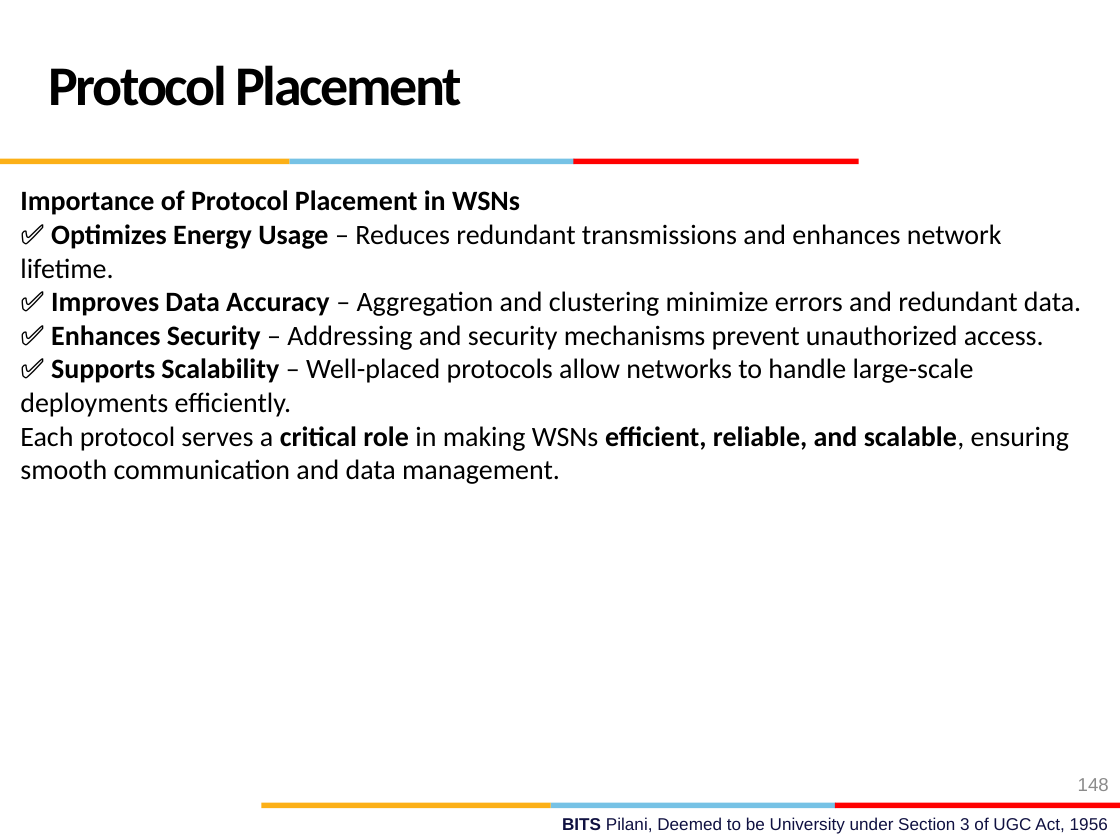
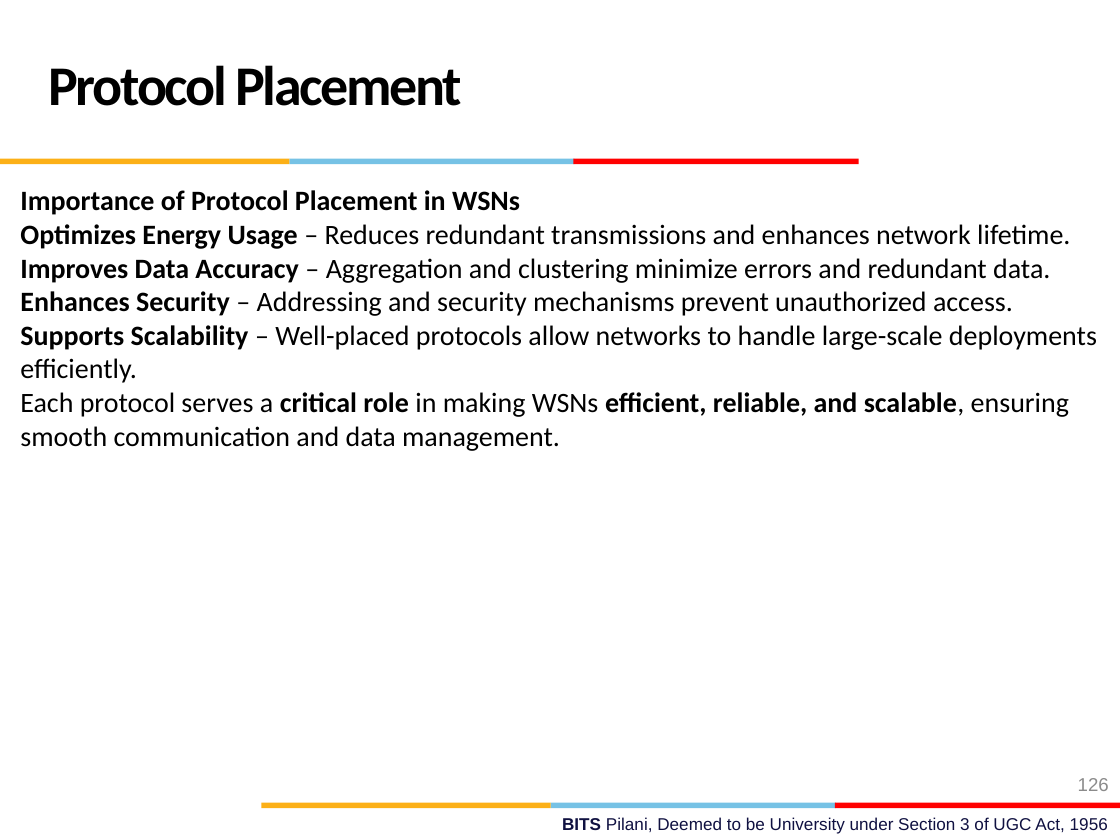
Before and after one commit to AbidKhan01ak/Mtech-7th-Sem, a slide deck: slide 126 of NEA/NEA.pptx (slide 148 before the commit). Drawn at 1120x840 pixels with LibreOffice and Linux fonts; fonts in the diff are those of the drawing; background and template pictures are left out. Boxes give left, top, right and bottom in pixels: in the first picture for what was removed or moved away, otherwise in the second. Text is boxed around its words. In the diff, an @@ line names an element or a change of style, - is before the commit and + after.

```diff
--- a/NEA/NEA.pptx
+++ b/NEA/NEA.pptx
@@ text at box(20, 224, 1097, 383): text changed @@
-✅ Optimizes Energy Usage – Reduces redundant transmissions and enhances network lifetime.
-✅ Improves Data Accuracy – Aggregation and clustering minimize errors and redundant data.
-✅ Enhances Security – Addressing and security mechanisms prevent unauthorized access.
-✅ Supports Scalability – Well-placed protocols allow networks to handle large-scale deployments efficiently.
+Optimizes Energy Usage – Reduces redundant transmissions and enhances network lifetime.
+Improves Data Accuracy – Aggregation and clustering minimize errors and redundant data.
+Enhances Security – Addressing and security mechanisms prevent unauthorized access.
+Supports Scalability – Well-placed protocols allow networks to handle large-scale deployments efficiently.
@@ page number at box(1078, 778, 1109, 791): text changed @@
-148
+126
```
Also in this commit, not shown: 3 other slides changed, 13 slides added, 36 slides removed.
